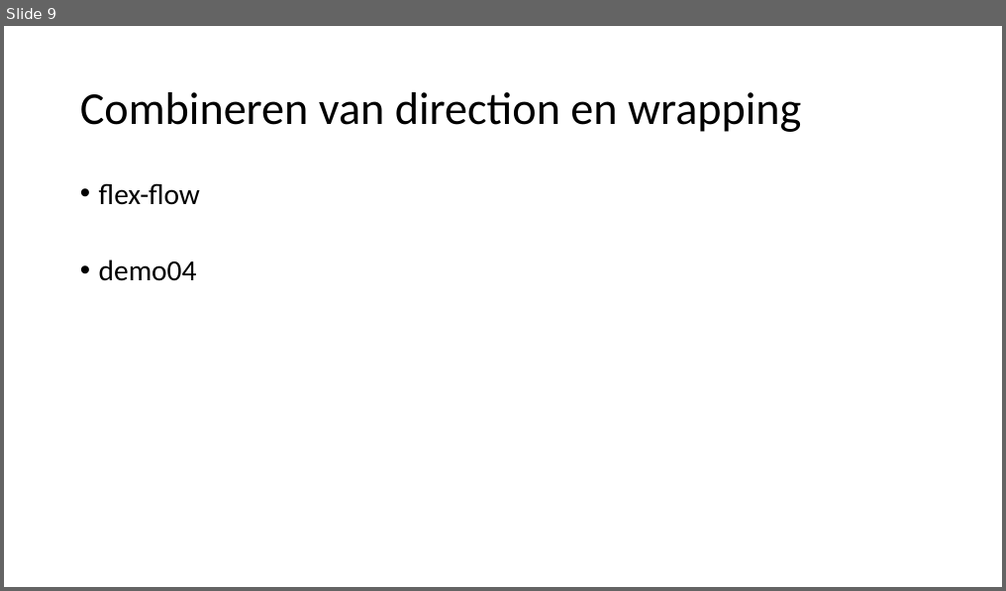
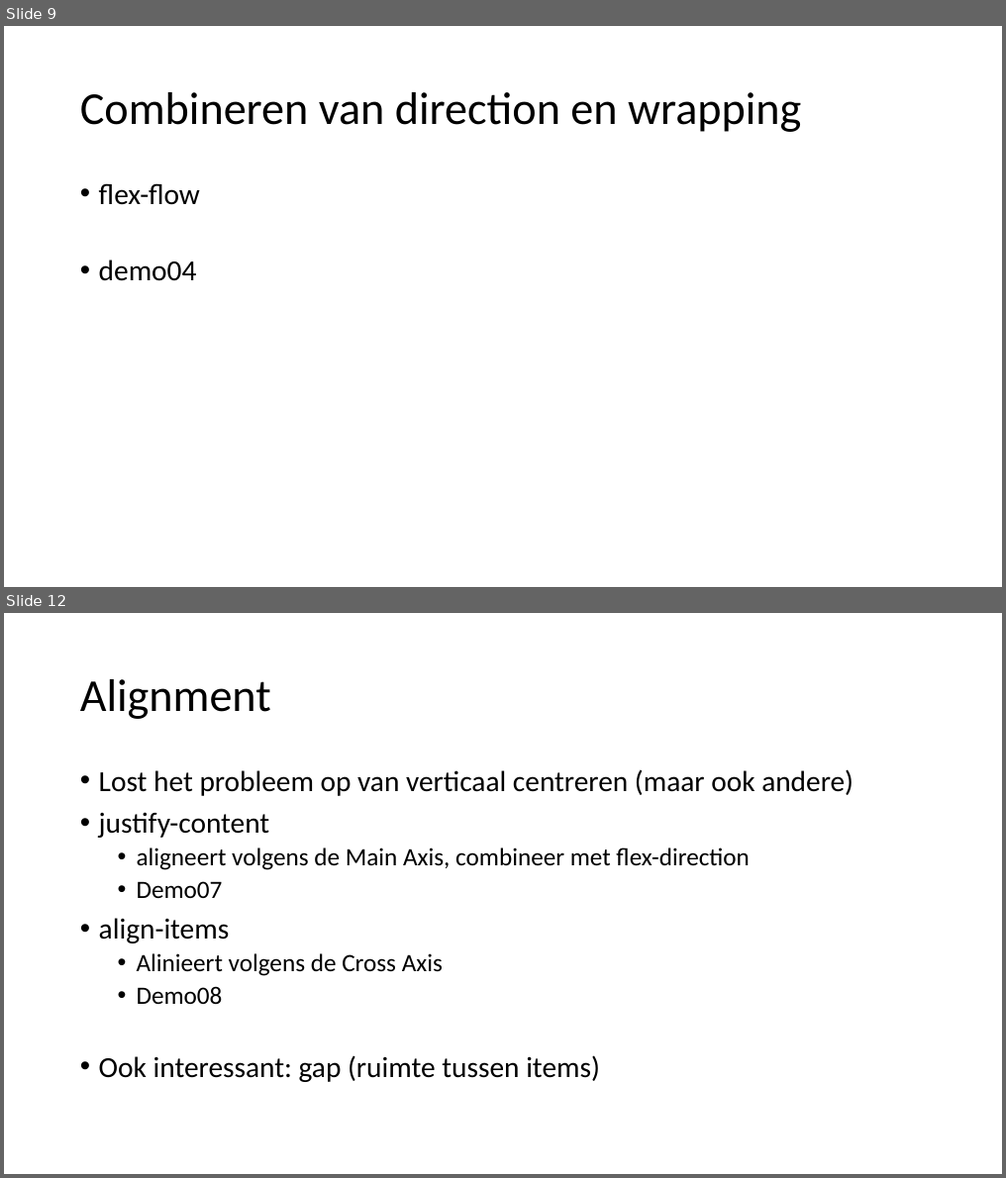
Before and after one commit to krishermans/flexgridcss, a slide deck: slides/FlexLayout.pptx. Shown one above the other, each under a label of ours: slide 9 before the commit, slides 9 and 12 after it; the slides between them are not shown. The pictures are 1006x591 and 1006x1178 pixels, drawn with LibreOffice and Linux fonts; fonts in the diff are those of the drawing. Boxes give left, top, right and bottom in pixels: in the first picture for what was removed or moved away, otherwise in the second. Text is boxed around its words. In the diff, an @@ line names an element or a change of style, - is before the commit and + after.

Commit message:
finished flex layout

```diff
--- a/slides/FlexLayout.pptx
+++ b/slides/FlexLayout.pptx
@@ slide 12 added at (x1=4, y1=613, x2=1002, y2=1174), background #FFFFFF @@
@@ title added at (x1=80, y1=679, x2=271, y2=719), 44 pt, text #000000 @@
+Alignment
@@ text added at (x1=99, y1=769, x2=853, y2=1082), 28 pt, text #000000 @@
+• Lost het probleem op van verticaal centreren (maar ook andere)
+• justify-content
+  • aligneert volgens de Main Axis, combineer met flex-direction
+  • Demo07
+• align-items
+  • Alinieert volgens de Cross Axis
+  • Demo08
+• Ook interessant: gap (ruimte tussen items)
```
Also in this commit, not shown: 2 other slides added, 8 other files.
